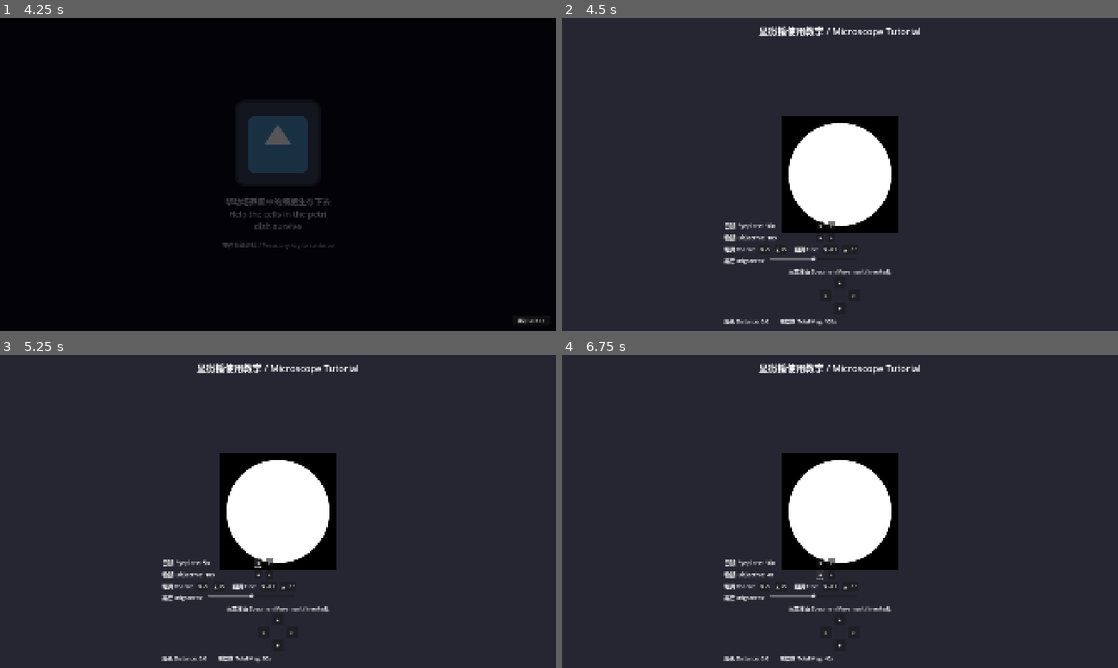
Above: before the commit, frames 1-4 (two rows, left to right).
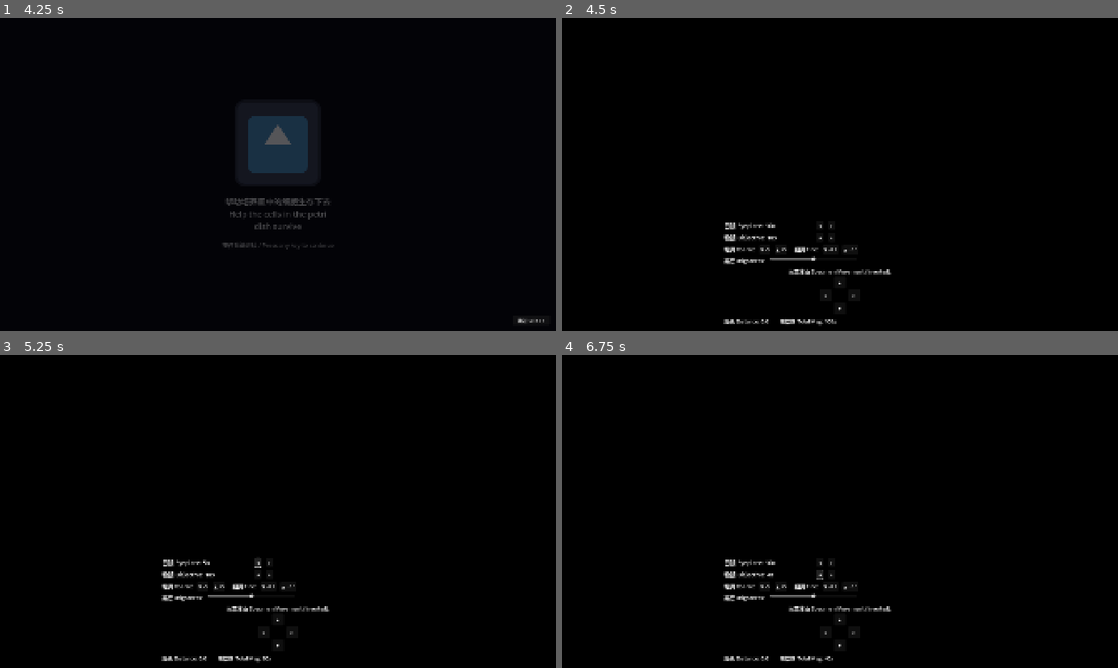
Above: after the commit, the same moments.

Repository: liup215/UnchartedLife
Game: Godot game, scene res://ui/main_menu/main_menu.tscn
Two runs of this game, one before a commit and one after it. Both use one fixed random seed, a clock stepped at 60 frames per second and the inputs below. The engine's default icon, where the game draws it, is replaced by a stand-in: a white triangle on a blue panel in a dark square.
Inputs (mouse positions are in pixels of both pictures, inside the frame that each line leads up to):
- Up to frame 1 (4.25 s): click "New Game" at 0.5 s; click (278, 115) at 1.27 s; type "12" at 1.35 s; click "Normal" at 2 s; click "Normal" at 2.75 s; click "Start Game" at 3.5 s
- Up to frame 2 (4.5 s): click "跳过 Skip >>" at 4.25 s
- Up to frame 3 (5.25 s): click "◄" at 5 s
- Up to frame 4 (6.75 s): click "►" at 5.75 s; click "◄" at 6.5 s

Frame 1 is identical in both runs. In frame 2, 96% of the frame differs, in the area x 0-100%, y 0-100%; in frame 3, 96%; in frame 4, 96%.

Commit message:
refactor: redesign microscope view to fullscreen circular viewport without image masking
Co-authored-by: liup215 <20367844+liup215@users.noreply.github.com>

Diff:
--- a/scenes/story/prologue/prologue_scene_01.tscn
+++ b/scenes/story/prologue/prologue_scene_01.tscn
@@ -48,36 +48,20 @@
 anchor_bottom = 1.0
 grow_horizontal = 2
 grow_vertical = 2
-color = Color(0.15, 0.15, 0.2, 1)
-
-[node name="Title" type="Label" parent="."]
-layout_mode = 1
-anchors_preset = 10
-anchor_right = 1.0
-offset_top = 20.0
-offset_bottom = 70.0
-grow_horizontal = 2
-theme_override_font_sizes/font_size = 32
-text = "显微镜使用教学 / Microscope Tutorial"
-horizontal_alignment = 1
+color = Color(0, 0, 0, 1)
 
 [node name="CenterContainer" type="CenterContainer" parent="."]
 layout_mode = 1
-anchors_preset = 8
-anchor_left = 0.5
-anchor_top = 0.5
-anchor_right = 0.5
-anchor_bottom = 0.5
-offset_left = -200.0
-offset_top = -200.0
-offset_right = 200.0
-offset_bottom = 200.0
+anchors_preset = 15
+anchor_right = 1.0
+anchor_bottom = 1.0
 grow_horizontal = 2
 grow_vertical = 2
 
 [node name="MicroscopeView" type="Panel" parent="CenterContainer"]
-custom_minimum_size = Vector2(400, 400)
-layout_mode = 2
+layout_mode = 2
+size_flags_horizontal = 3
+size_flags_vertical = 3
 
 [node name="ViewContent" type="ColorRect" parent="CenterContainer/MicroscopeView"]
 layout_mode = 1
@@ -89,7 +73,6 @@
 color = Color(1, 1, 1, 1)
 
 [node name="SampleImage" type="TextureRect" parent="CenterContainer/MicroscopeView/ViewContent"]
-material = SubResource("ShaderMaterial_circle_mask")
 layout_mode = 1
 anchors_preset = 15
 anchor_right = 1.0
@@ -101,7 +84,6 @@
 stretch_mode = 5
 
 [node name="BlurOverlay" type="ColorRect" parent="CenterContainer/MicroscopeView"]
-material = SubResource("ShaderMaterial_circle_mask")
 modulate = Color(1, 1, 1, 0.8)
 layout_mode = 1
 anchors_preset = 15
